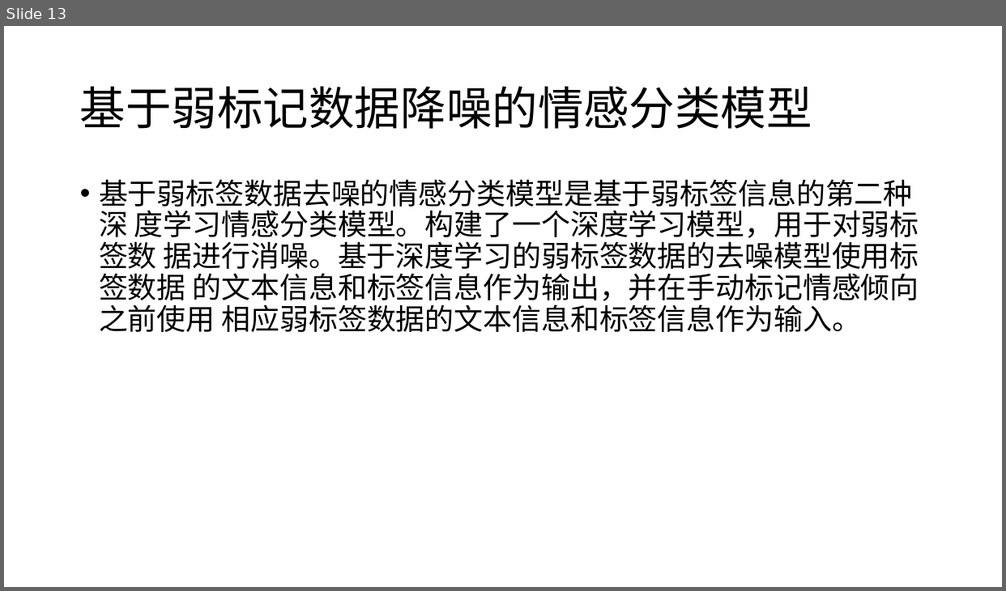
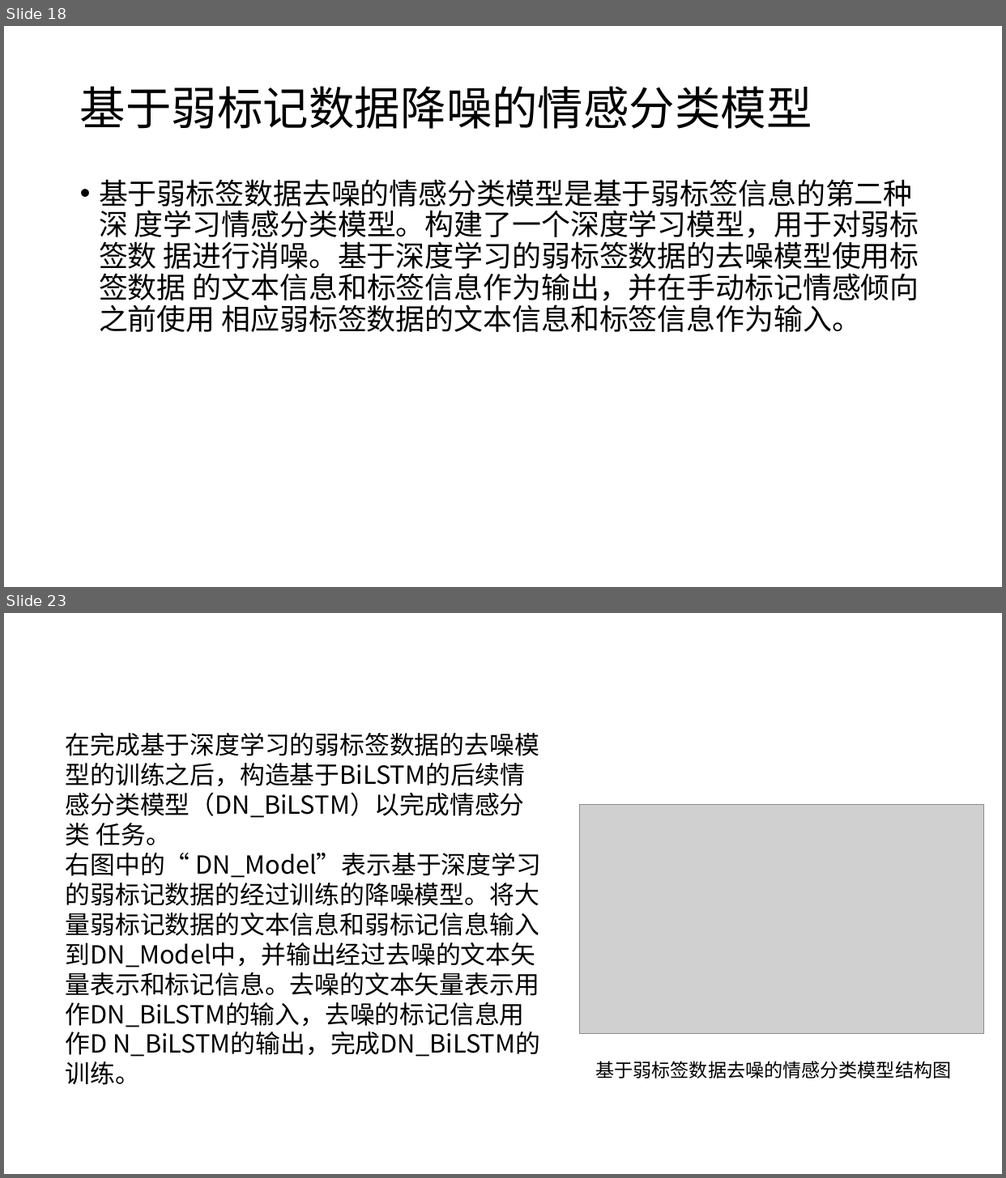
Before and after one commit to XinLin-cs/Dev_Note, a slide deck: COVID-19 Sentiment based on Weak Tagging Information/开题报告.pptx. Shown one above the other, each under a label of ours: slide 13 before the commit, slides 18 and 23 after it; the slides between them are not shown. The pictures are 1006x591 and 1006x1178 pixels, drawn with LibreOffice and Linux fonts; fonts in the diff are those of the drawing; grey boxes stand for pictures. Boxes give left, top, right and bottom in pixels: in the first picture for what was removed or moved away, otherwise in the second. Text is boxed around its words. In the diff, an @@ line names an element or a change of style, - is before the commit and + after.

```diff
--- a/COVID-19 Sentiment based on Weak Tagging Information/开题报告.pptx
+++ b/COVID-19 Sentiment based on Weak Tagging Information/开题报告.pptx
@@ slide 23 added at bbox=[4, 613, 1002, 1174], background #FFFFFF @@
@@ text added at bbox=[66, 733, 541, 1057], 24 pt, text #000000 @@
+在完成基于深度学习的弱标签数据的去噪模型的训练之后，构造基于BiLSTM的后续情感分类模型（DN_BiLSTM）以完成情感分类 任务。
+右图中的“ DN_Model”表示基于深度学习的弱标记数据的经过训练的降噪模型。将大量弱标记数据的文本信息和弱标记信息输入到DN_Model中，并输出经过去噪的文本矢量表示和标记信息。去噪的文本矢量表示用作DN_BiLSTM的输入，去噪的标记信息用作D N_BiLSTM的输出，完成DN_BiLSTM的训练。
@@ picture added at bbox=[580, 805, 984, 1033] @@
@@ text added at bbox=[595, 1061, 951, 1079], 18 pt, text #000000 @@
+基于弱标签数据去噪的情感分类模型结构图
@@ what was slide 13 is now slide 18 @@
```
Also in this commit, not shown: 12 slides changed, 9 other slides added, 3 slides removed.
